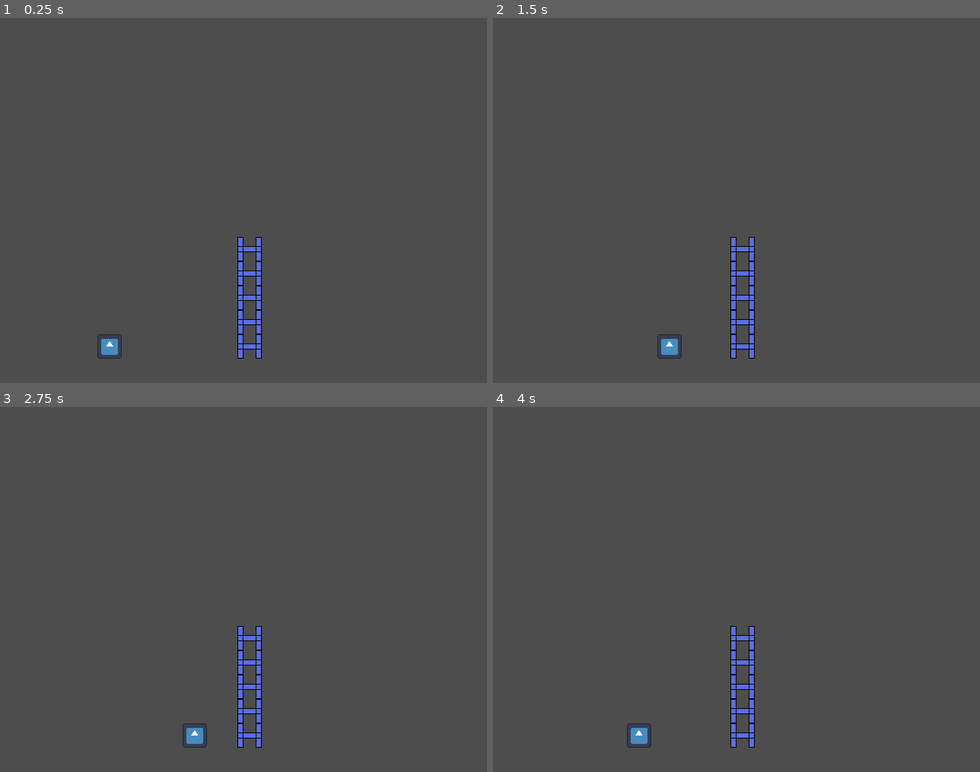
Above: before the commit, frames 1-4 (two rows, left to right).
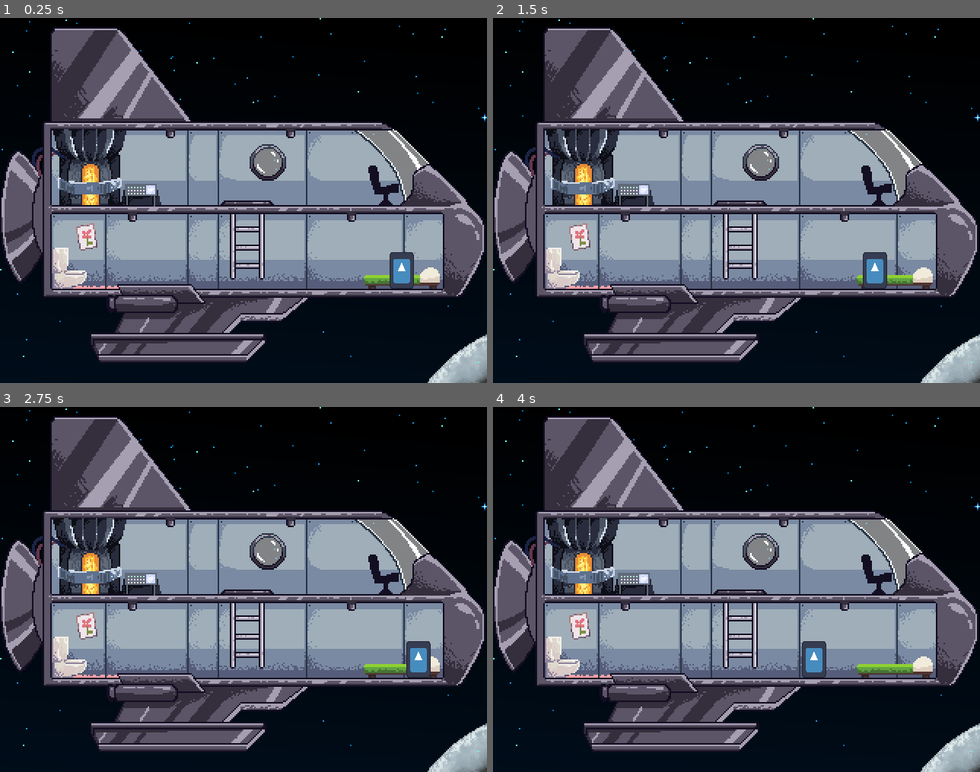
Above: after the commit, the same moments.

Repository: KarlTheFish/adSpace---TalTech-gamejam-2024
Game: Godot game, scene res://test_scene.tscn
Same seed, same stepped clock (60 frames per second), same inputs: the game is played once before the commit and once after it. This scene is started directly instead of the project's main scene. The engine's default icon, where the game draws it, is replaced by a stand-in: a white triangle on a blue panel in a dark square.
Inputs (mouse positions are in pixels of both pictures, inside the frame that each line leads up to):
- Up to frame 1 (0.25 s): no input
- Up to frame 2 (1.5 s): tap Enter at 0.5 s; move the mouse to (843, 182) at 0.52 s; hold Right (movement_right) 0.53-1.28 s; hold Down (action) 0.53-1.28 s; move the mouse to (639, 218) at 1.27 s; hold Left (movement_left) from 1.28 s (still down); tap Down (action) at 1.35 s
- Up to frame 3 (2.75 s): move the mouse to (292, 509) at 2.02 s; release Left (movement_left) at 2.03 s; hold Right (movement_right) from 2.03 s (still down); hold Down (action) from 2.03 s (still down)
- Up to frame 4 (4 s): move the mouse to (712, 662) at 2.77 s; release Right (movement_right) at 2.78 s; release Down (action) at 2.78 s; hold Up (movement_up) 2.78-3.53 s; tap Down (action) at 2.85 s; tap Space at 3.5 s; move the mouse to (882, 644) at 3.52 s; hold Left (movement_left) from 3.53 s (still down); hold Down (action) from 3.53 s (still down)

The runs differ from the first frame. In frame 1, 99% of the frame differs, in the area x 0-100%, y 0-100%; in frame 2, 99%; in frame 3, 99%; in frame 4, 99%.

Commit message:
import some assets, base-advertisement

Diff:
--- a/Ads/AdScript.gd
+++ /dev/null
@@ -1,44 +0,0 @@
-extends Node2D
-
-var AdAmount: int
-var AdLimit: int = 9
-var AddAdsTime: float = 10.0 #Interval between possible new ads
-var AdCheckTimer: Timer
-var ad
-var adInstance
-var rng
-var AdChance:int = 50 #Percent chance for ads to appear
-var RandomNumber:int
-
-# Called when the node enters the scene tree for the first time.
-func _ready() -> void:
-	AdCheckTimer = get_node("Timer")
-	AdCheckTimer.wait_time = AddAdsTime
-	AdAmount = 0
-	rng = RandomNumberGenerator.new()
-
-
-# Called every frame. 'delta' is the elapsed time since the previous frame.
-func _process(delta: float) -> void:
-	if(AdAmount > AdLimit):
-		AdCheckTimer.set_paused(true)
-	else:
-		AdCheckTimer.set_paused(false)
-
-func _on_timer_timeout():
-	RandomNumber = rng.randi_range(0, 100)
-
-	if(RandomNumber > AdChance):
-		ad = load("res://Ads/ad_1.tscn")
-		adInstance = ad.instantiate()
-		add_child(adInstance)
-
-		########################## TODO: QUICK MAKESHIFT RANDOM POSITION GENERATOR BC I AM TOO LAZY TO FORMAT PROPERLY
-		var a = RandomNumberGenerator.new()
-		var randomPosX = a.randf_range(0, 600)
-		var randomPosY = a.randf_range(0, 300)
-
-		adInstance.set_position(Vector2(randomPosX, randomPosY))
-		######################### TODO: DELETE AND REWORK LATER - KARL
-
-		AdAmount = AdAmount + 1
--- a/Ads/AdThing.tscn
+++ /dev/null
@@ -1,12 +0,0 @@
-[gd_scene load_steps=2 format=3 uid="uid://b6w112kvby67n"]
-
-[ext_resource type="Script" path="res://Ads/AdScript.gd" id="1_vbwp1"]
-
-[node name="AdThing" type="Node2D"]
-script = ExtResource("1_vbwp1")
-
-[node name="Timer" type="Timer" parent="."]
-wait_time = 10.0
-autostart = true
-
-[connection signal="timeout" from="Timer" to="." method="_on_timer_timeout"]
--- /dev/null
+++ b/ads/advert_manager.gd
@@ -0,0 +1,41 @@
+extends Node2D
+
+## Interval between possible new ads.
+@export_range(2.0, 20.0, 1.0) var time_between_ads: float = 10.0
+## Percent chance for ads to appear when timer times out.
+@export_range(0.0, 1.0, 0.1) var advert_spawn_chance: float = 0.5
+@export var ad_check_timer: Timer
+
+const ADVERT_LIMIT: int = 9
+const ADVERT_SCENES: Array[PackedScene] = [
+	preload("res://ads/empty_ad_01.tscn"),
+	preload("res://ads/earth-ad/earth_advertisement.tscn"),
+]
+
+var advert_amount: int = 0
+
+func _ready() -> void:
+	ad_check_timer.timeout.connect(_timer_done)
+	ad_check_timer.wait_time = time_between_ads
+
+func _process(delta: float) -> void:
+	if(advert_amount > ADVERT_LIMIT):
+		ad_check_timer.set_paused(true)
+	else:
+		ad_check_timer.set_paused(false)
+
+func _timer_done():
+	var f = randf()
+
+	if(f <= advert_spawn_chance):
+		var random_advert = ADVERT_SCENES.pick_random()
+		var advert_instance: BaseAdvertisement = random_advert.instantiate()
+
+		# TODO: visibilitynotifier to detect whether it's in viewport bounds
+		var rand_x = randi_range(0, 600)
+		var rand_y = randi_range(0, 300)
+
+		advert_instance.set_position(Vector2(rand_x, rand_y))
+		add_child(advert_instance)
+
+		advert_amount = advert_amount + 1
--- /dev/null
+++ b/ads/advert_manager.tscn
@@ -0,0 +1,13 @@
+[gd_scene load_steps=2 format=3 uid="uid://b6w112kvby67n"]
+
+[ext_resource type="Script" path="res://ads/advert_manager.gd" id="1_pqkir"]
+
+[node name="AdvertManager" type="Node2D" node_paths=PackedStringArray("ad_check_timer")]
+script = ExtResource("1_pqkir")
+time_between_ads = 4.0
+advert_spawn_chance = 0.7
+ad_check_timer = NodePath("Timer")
+
+[node name="Timer" type="Timer" parent="."]
+wait_time = 10.0
+autostart = true
--- /dev/null
+++ b/ads/earth-ad/earth_advertisement.tscn
@@ -0,0 +1,24 @@
+[gd_scene load_steps=5 format=3 uid="uid://cms8m2v2bke6w"]
+
+[ext_resource type="Script" path="res://classes/base_advertisement.gd" id="1_mu8cw"]
+[ext_resource type="Texture2D" uid="uid://b6li0qig6u7r0" path="res://ads/earth-ad/ad-earth-visit.png" id="2_p4d1s"]
+[ext_resource type="Script" path="res://classes/draggable_button.gd" id="3_vyal6"]
+[ext_resource type="Texture2D" uid="uid://bj2kveip2424x" path="res://ads/close-button-12.png" id="4_h71lh"]
+
+[node name="EarthAdvertisement" type="Node2D" node_paths=PackedStringArray("close_button")]
+script = ExtResource("1_mu8cw")
+close_button = NodePath("DraggableButton/TextureButton")
+
+[node name="DraggableButton" type="TextureButton" parent="."]
+offset_right = 40.0
+offset_bottom = 40.0
+texture_normal = ExtResource("2_p4d1s")
+script = ExtResource("3_vyal6")
+
+[node name="TextureButton" type="TextureButton" parent="DraggableButton"]
+layout_mode = 0
+offset_left = 144.0
+offset_top = -6.0
+offset_right = 156.0
+offset_bottom = 6.0
+texture_normal = ExtResource("4_h71lh")
--- /dev/null
+++ b/ads/empty_ad_01.tscn
@@ -0,0 +1,24 @@
+[gd_scene load_steps=4 format=3 uid="uid://djmxh3xaxqwdn"]
+
+[ext_resource type="Script" path="res://classes/draggable_button.gd" id="1_25tmd"]
+[ext_resource type="Script" path="res://classes/base_advertisement.gd" id="1_l7pjg"]
+[ext_resource type="Texture2D" uid="uid://c65288yubnan2" path="res://assets/Ad boxes/Sprite-0001.png" id="2_usqwc"]
+
+[node name="EmptyAd01" type="Node2D" node_paths=PackedStringArray("close_button")]
+script = ExtResource("1_l7pjg")
+close_button = NodePath("Window/CloseButton")
+
+[node name="Window" type="TextureButton" parent="."]
+offset_left = -1.0
+offset_top = -4.0
+offset_right = 106.0
+offset_bottom = 169.0
+texture_normal = ExtResource("2_usqwc")
+script = ExtResource("1_25tmd")
+
+[node name="CloseButton" type="TextureButton" parent="Window"]
+layout_mode = 0
+offset_left = 96.0
+offset_top = 1.0
+offset_right = 107.0
+offset_bottom = 12.0
--- /dev/null
+++ b/classes/base_advertisement.gd
@@ -0,0 +1,22 @@
+class_name BaseAdvertisement extends Node2D
+
+@export var close_button: BaseButton
+
+var tween: Tween
+
+func _enter_tree() -> void:
+	close_button.pressed.connect(_advertisement_closed)
+	scale = Vector2.ZERO
+
+func _ready() -> void:
+	tween = create_tween()
+	tween.tween_property(
+		self,
+		"scale",
+		Vector2.ONE,
+		randf_range(0.5, 1.25)
+	).set_trans(Tween.TRANS_CUBIC)
+
+func _advertisement_closed() -> void:
+	tween.kill()
+	queue_free()
--- a/ladder/ladder.gd
+++ b/ladder/ladder.gd
@@ -1,32 +1,22 @@
 @tool
 extends Area2D
 
-# THIS SHIT IS SO SCUFFED!!!
-@export_file var texture_file: String = ""
+# THIS SHIT IS Quite SCUFFED!!!
 @export_range(1, 20, 1) var ladder_length: int = 3:
 	set(val):
 		ladder_length = val
 		if (collision_shape == null):
 			return
-		collision_shape.shape.size = Vector2(32, 32 * val)
-		sprite.region_rect = Rect2(0, 0, 32, 32 * val)
+		collision_shape.shape.size = Vector2(23, 12 * val)
 
 var collision_shape: CollisionShape2D
-var sprite: Sprite2D
 
 func _ready() -> void:
 	collision_shape = CollisionShape2D.new()
 	var rect_shape:= RectangleShape2D.new()
-	rect_shape.size = Vector2(32, 32 * ladder_length)
+	rect_shape.size = Vector2(23, 12 * ladder_length)
 	collision_shape.shape = rect_shape
 	add_child(collision_shape)
-
-	sprite = Sprite2D.new()
-	sprite.texture = load(texture_file) as CompressedTexture2D
-	sprite.texture_repeat = CanvasItem.TEXTURE_REPEAT_ENABLED
-	sprite.region_enabled = true
-	sprite.region_rect = Rect2(0, 0, 32, 32 * ladder_length)
-	add_child(sprite)
 
 	body_entered.connect(_body_entered)
 	body_exited.connect(_body_exited)
--- a/ladder/ladder.tscn
+++ b/ladder/ladder.tscn
@@ -7,4 +7,3 @@
 collision_layer = 4
 collision_mask = 2
 script = ExtResource("1_4x6lo")
-texture_file = "res://ladder/ladder-temp.png"
--- a/player/player.tscn
+++ b/player/player.tscn
@@ -4,7 +4,7 @@
 [ext_resource type="Texture2D" uid="uid://dlu043k6lymwd" path="res://icon.svg" id="1_x1xqk"]
 
 [sub_resource type="RectangleShape2D" id="RectangleShape2D_7vvbd"]
-size = Vector2(32, 32)
+size = Vector2(16, 24)
 
 [node name="Player" type="CharacterBody2D"]
 collision_layer = 2
@@ -17,5 +17,6 @@
 shape = SubResource("RectangleShape2D_7vvbd")
 
 [node name="Sprite2D" type="Sprite2D" parent="."]
-scale = Vector2(0.25, 0.25)
+position = Vector2(-7.15256e-07, 0)
+scale = Vector2(0.125, 0.19)
 texture = ExtResource("1_x1xqk")
--- a/project.godot
+++ b/project.godot
@@ -11,7 +11,7 @@
 [application]
 
 config/name="Taltech Jam Game"
-run/main_scene="res://Ads/AdThing.tscn"
+run/main_scene="res://ads/advert_manager.tscn"
 config/features=PackedStringArray("4.3", "GL Compatibility")
 config/icon="res://icon.svg"
 
--- /dev/null
+++ b/ship/ship.tscn
@@ -0,0 +1,17 @@
+[gd_scene load_steps=3 format=3 uid="uid://bc6tjmcux2r5g"]
+
+[ext_resource type="Texture2D" uid="uid://bom0q6kxgc52q" path="res://ship/ship.png" id="1_3k36w"]
+[ext_resource type="PackedScene" uid="uid://cl1fu7yb6ncbm" path="res://ladder/ladder.tscn" id="2_j715i"]
+
+[node name="Ship" type="StaticBody2D"]
+collision_mask = 0
+
+[node name="ShipSprite" type="Sprite2D" parent="."]
+texture = ExtResource("1_3k36w")
+
+[node name="CollisionPolygon2D" type="CollisionPolygon2D" parent="."]
+polygon = PackedVector2Array(-15, 11, -15, 17, -70, 17, -70, 22, -76, 22, -76, 17, -126, 17, -126, 66, -86, 66, -83, 63, -34, 63, -31, 66, 131, 66, 131, 17, 74, 17, 74, 22, 68, 22, 68, 17, 20, 17, 20, 11, 105, 11, 104, 5, 100, -8, 96, -14, 93, -18, 87, -25, 73, -37, 88, -37, 136, 17, 136, 72, -132, 72, -132, -44, -126, -44, -126, 11)
+
+[node name="Ladder" parent="." instance=ExtResource("2_j715i")]
+position = Vector2(2.5, 32)
+ladder_length = 4
--- a/test_scene.tscn
+++ b/test_scene.tscn
@@ -1,36 +1,33 @@
-[gd_scene load_steps=6 format=3 uid="uid://dgr8spaym6bx0"]
+[gd_scene load_steps=7 format=3 uid="uid://dgr8spaym6bx0"]
 
 [ext_resource type="PackedScene" uid="uid://d0xoyhtribf5b" path="res://player/player.tscn" id="1_jw1bx"]
+[ext_resource type="Texture2D" uid="uid://bro0ikql6txj8" path="res://assets/starry sky.png" id="1_y8by2"]
+[ext_resource type="PackedScene" uid="uid://bc6tjmcux2r5g" path="res://ship/ship.tscn" id="2_fq5u1"]
 [ext_resource type="PackedScene" uid="uid://cl1fu7yb6ncbm" path="res://ladder/ladder.tscn" id="2_r0fx8"]
 [ext_resource type="PackedScene" uid="uid://ykpog8hlre26" path="res://test_task_area.tscn" id="3_3hty3"]
-
-[sub_resource type="RectangleShape2D" id="RectangleShape2D_opac0"]
-size = Vector2(640, 32)
-
-[sub_resource type="RectangleShape2D" id="RectangleShape2D_vsyjb"]
-size = Vector2(256, 32)
+[ext_resource type="PackedScene" uid="uid://b6w112kvby67n" path="res://ads/advert_manager.tscn" id="6_5qjq5"]
 
 [node name="TestScene" type="Node2D"]
 
-[node name="StaticBody2D" type="StaticBody2D" parent="."]
-position = Vector2(320, 464)
-collision_mask = 0
+[node name="StarrySky" type="Sprite2D" parent="."]
+position = Vector2(184, 216)
+texture = ExtResource("1_y8by2")
 
-[node name="CollisionShape2D" type="CollisionShape2D" parent="StaticBody2D"]
-shape = SubResource("RectangleShape2D_opac0")
+[node name="Ship" parent="." instance=ExtResource("2_fq5u1")]
+position = Vector2(160, 112)
 
 [node name="Player" parent="." instance=ExtResource("1_jw1bx")]
-position = Vector2(144, 384)
+position = Vector2(264, 160)
 
 [node name="Ladder" parent="." instance=ExtResource("2_r0fx8")]
 position = Vector2(328, 368)
 ladder_length = 5
 
-[node name="StaticBody2D2" type="StaticBody2D" parent="."]
-position = Vector2(472, 304)
+[node name="TaskArea" parent="." instance=ExtResource("3_3hty3")]
+position = Vector2(48, 160)
 
-[node name="CollisionShape2D" type="CollisionShape2D" parent="StaticBody2D2"]
-shape = SubResource("RectangleShape2D_vsyjb")
+[node name="Camera2D" type="Camera2D" parent="."]
+position = Vector2(160, 120)
+zoom = Vector2(2, 2)
 
-[node name="TaskArea" parent="." instance=ExtResource("3_3hty3")]
-position = Vector2(456, 272)
+[node name="AdvertManager" parent="." instance=ExtResource("6_5qjq5")]
--- a/test_task_area.tscn
+++ b/test_task_area.tscn
@@ -16,6 +16,7 @@
 shape = SubResource("CircleShape2D_2phtk")
 
 [node name="CanvasLayer" type="CanvasLayer" parent="."]
+visible = false
 
 [node name="Icon" type="Sprite2D" parent="CanvasLayer"]
 position = Vector2(256, 184)
Binary file added: ads/close-button-12.png
Not shown, added: ads/close-button-12.png.import
Binary file added: ads/close-button-24.png
Not shown, added: ads/close-button-24.png.import
Binary file added: ads/earth-ad/ad-earth-visit.png
Not shown, added: ads/earth-ad/ad-earth-visit.png.import
Binary file added: assets/Ad boxes/Ad2.png
Not shown, added: assets/Ad boxes/Ad2.png.import
Binary file added: assets/Ad boxes/Sprite-0001.png
Not shown, added: assets/Ad boxes/Sprite-0001.png.import
Binary file added: assets/starry sky.png
Not shown, added: assets/starry sky.png.import
(and 2 more such lines)
